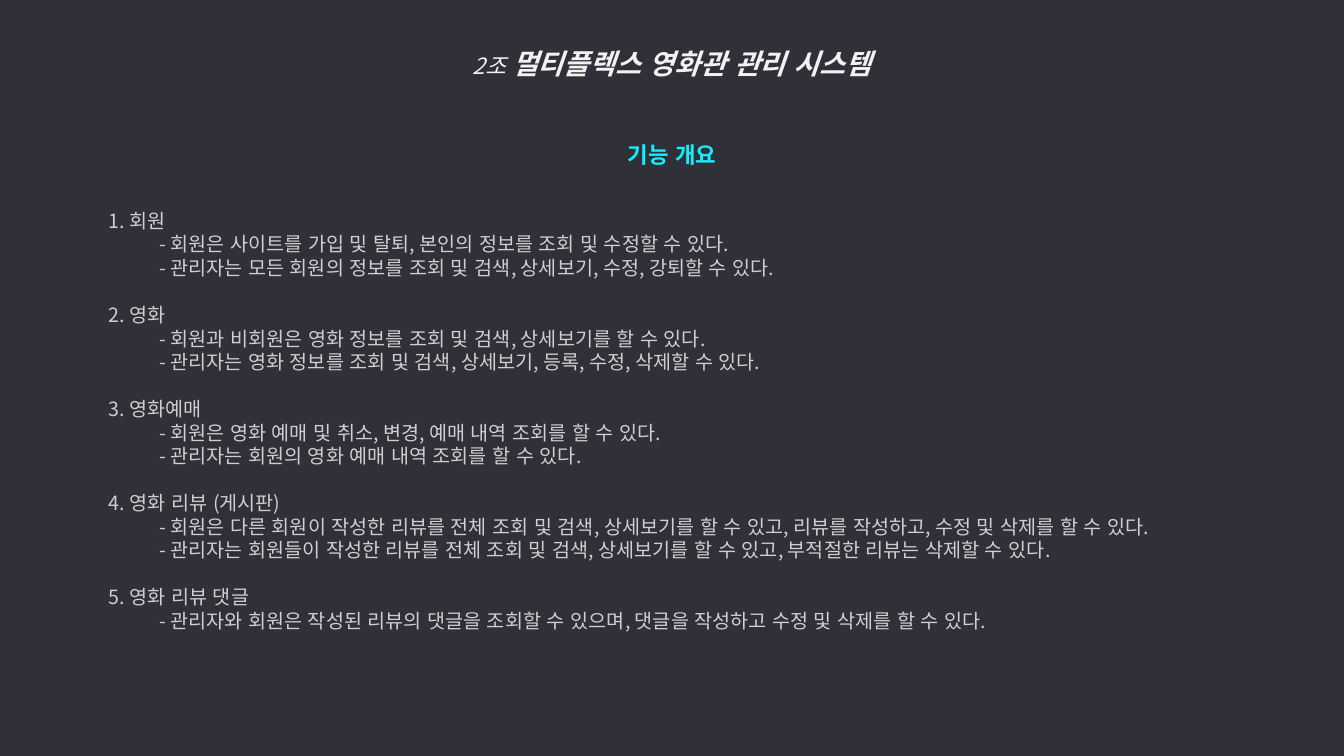
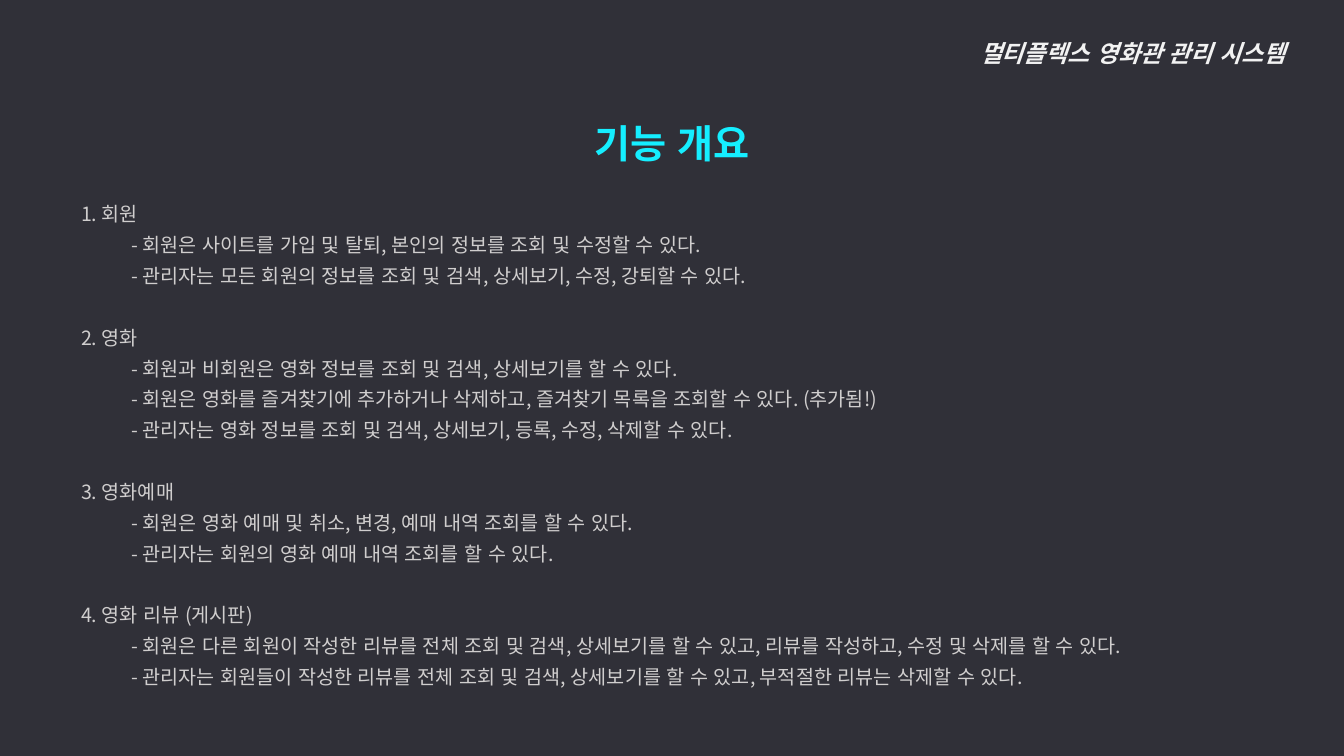
Before and after one commit to ywc-412/MultiplexTeamProject, a slide deck: slide 4 of 2조 시스템개요, 요구사항 정의.pptx (slide 3 before the commit). Drawn at 1344x756 pixels with LibreOffice and Linux fonts; fonts in the diff are those of the drawing. Boxes give left, top, right and bottom in pixels: in the first picture for what was removed or moved away, otherwise in the second. Text is boxed around its words. In the diff, an @@ line names an element or a change of style, - is before the commit and + after.

Commit message:
요구사항정의 추가

```diff
--- a/2조 시스템개요, 요구사항 정의.pptx
+++ b/2조 시스템개요, 요구사항 정의.pptx
@@ text at (980, 42, 1285, 64): text changed; size 20 to 17 pt @@
-2조 멀티플렉스 영화관 관리 시스템
+멀티플렉스 영화관 관리 시스템
@@ text added at (595, 125, 749, 162), 28 pt, text #15EEFF, bold @@
+기능 개요
@@ text at (628, 144, 716, 165): paragraph removed @@
-기능 개요
@@ text "1. 회원": place and size @@
-text "1. 회원" at (109, 144, 1149, 632)
+text "1. 회원" at (81, 205, 1121, 688)
@@ text at (81, 205, 1121, 688): line spacing 1 to 1.3 @@
@@ text at (143, 389, 877, 410): paragraph added @@
+    - 회원은 영화를 즐겨찾기에 추가하거나 삭제하고, 즐겨찾기 목록을 조회할 수 있다. (추가됨!)
@@ text at (109, 588, 986, 632): paragraphs removed @@
-  5. 영화 리뷰 댓글
-    - 관리자와 회원은 작성된 리뷰의 댓글을 조회할 수 있으며, 댓글을 작성하고 수정 및 삭제를 할 수 있다.
```
Also in this commit, not shown: 5 other slides changed, 11 slides added, 1 other file.
